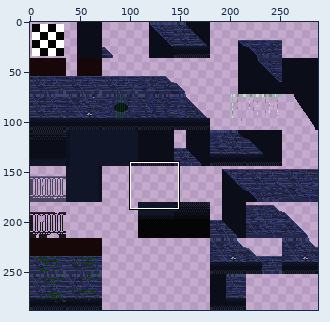
Two versions of one sprite sheet, CasaDesDiamantes/tilesets/streetTiles/output_tileset.png. The picture above shows the old version from afar; the outline marks the close-up.
Close-up. Before the edit:
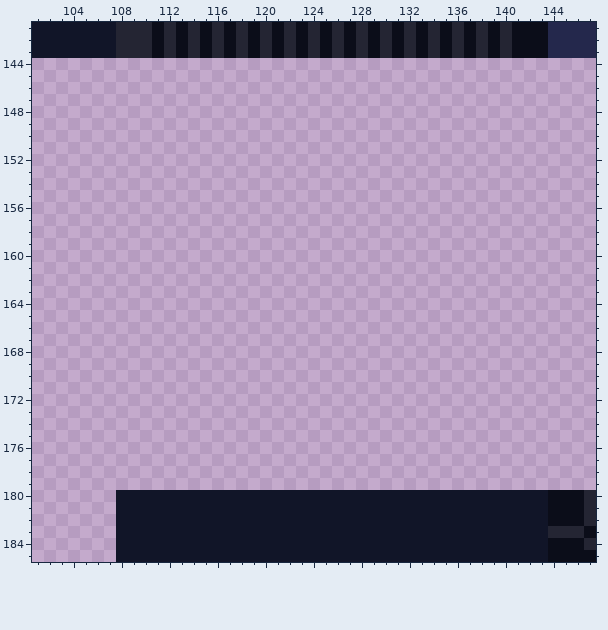
The file is 288x288 pixels. Colours within 5 levels of each other are drawn and written as one. Shown: x 101..147, y 141..185.
The same view after the edit:
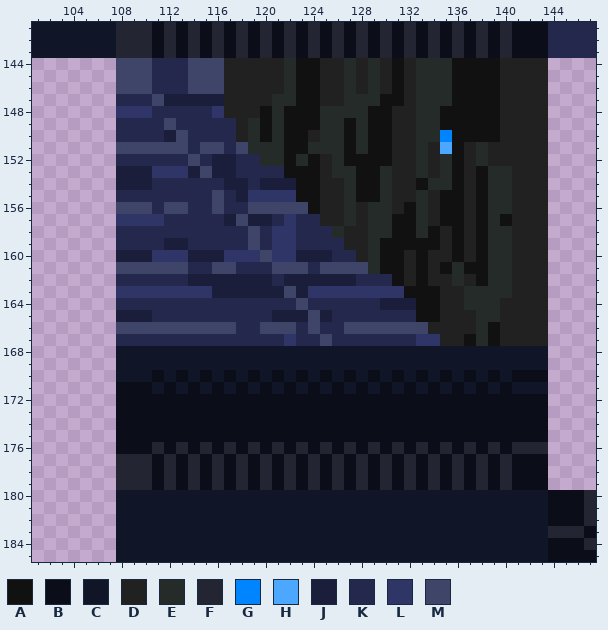
Palette (. is transparent): A #111111  B #0b0d19  C #111528  D #212121  E #242b29  F #242533  G #0084ff  H #4ca8ff  J #1b1e3a  K #24284c  L #2f3566  M #3e4568
From old to new:
@@ x 101..147 @@
 143 CCCCCCCFFFBFBFBFBFBFBFBFBFBFBFBFBFBFBFBFBBBKKKK
-144 ...............................................
-145 ...............................................
-146 ...............................................
-147 ...............................................
-148 ...............................................
-149 ...............................................
-150 ...............................................
-151 ...............................................
-152 ...............................................
-153 ...............................................
-154 ...............................................
-155 ...............................................
-156 ...............................................
-157 ...............................................
-158 ...............................................
-159 ...............................................
-160 ...............................................
-161 ...............................................
-162 ...............................................
-163 ...............................................
-164 ...............................................
-165 ...............................................
-166 ...............................................
-167 ...............................................
-168 ...............................................
-169 ...............................................
-170 ...............................................
-171 ...............................................
-172 ...............................................
-173 ...............................................
-174 ...............................................
-175 ...............................................
-176 ...............................................
-177 ...............................................
-178 ...............................................
-179 ...............................................
+144 .......MMMKKKMMMDDDDDEAADDEDEDADEEEAAAADDDD....
+145 .......MMMKKKMMMDDDDDEAADDEDEDADEEEAAAADDDD....
+146 .......MMMKKKMMMDDDDDEAADDEDEDADEEEAAAADDDD....
+147 .......KKKMJJJJJDDDDEEAADDEEEAADEEEAAAADDDD....
+148 .......LLLKKKKKLDDDAEAAAEEEEAADDEEAAAAADDDD....
+149 .......KKKKMKKKKKDEAEAAAEEAEAADDEEAAAAADDDD....
+150 .......KKKKJMKKKKDEAEAADEEAEAADDEEGAAAADDDD....
+151 .......MMMMMMKMMKMEEEAAEEEAEAADDEDHADEDDDDD....
+152 .......KKKKKKMKJJKKEEAEADEAAAADDEDEADEDDDDD....
+153 .......JJJLLLJMJJKKKKAAADEEAAEDDEDEADAEEDDD....
+154 .......JJJKKKKKKJJKJJJAADDEAAEDDAEEADAEEDDD....
+155 .......KKKKKKKKMKJLLLLAADDEAAEDDEDAADAEEDDD....
+156 .......MMMKMMKKMKKMMMMMADDEDEEDAEDAADAEEDDD....
+157 .......LLLLKKKKKJMJJKLKKDDEDEEAAEDAADAEADDD....
+158 .......KKKKKKKKKKKMKLLKKKEDDEEAAEADADAEEDDD....
+159 .......KKKKJJKKKKKMKLLKKKKDDEAAAAADADAEEDDD....
+160 .......JJJLLLJJJLLLMLLJJJKKDEAADADDADAEEDDD....
+161 .......MMMMMMKKMMKKKMMMKMMMMEAADADAEAAEEDDD....
+162 .......KKKKKKJJJJJJJKJJJJJJKKKADADDEDAEEDDD....
+163 .......LLLLLLLLJJJJJJMJLLLLLLLLAAADDEEEEDDD....
+164 .......KKKKKKKKKKKKKKKMKKKKKKJJJAADDEEEDDDD....
+165 .......JJJKKKKKKKKKKJJJMJKKKKKKKAADDDEEDDDD....
+166 .......MMMMMMMMMMKKMMMKMKKMMMMMMMDDDDEADDDD....
+167 .......KKKKKKKKKKKKKKLKKMKKKKKKKLLDDAEADDDD....
+168 .......CCCCCCCCCCCCCCCCCCCCCCCCCCCCCCCCCCCC....
+169 .......CCCCCCCCCCCCCCCCCCCCCCCCCCCCCCCCCCCC....
+170 .......CCCBCBCBCBCBCBCBCBCBCBCBCBCBCBCBCBBB....
+171 .......BBBCBCBCBCBCBCBCBCBCBCBCBCBCBCBCBCCC....
+172 .......BBBBBBBBBBBBBBBBBBBBBBBBBBBBBBBBBBBB....
+173 .......BBBBBBBBBBBBBBBBBBBBBBBBBBBBBBBBBBBB....
+174 .......BBBBBBBBBBBBBBBBBBBBBBBBBBBBBBBBBBBB....
+175 .......BBBBBBBBBBBBBBBBBBBBBBBBBBBBBBBBBBBB....
+176 .......BBBFBFBFBFBFBFBFBFBFBFBFBFBFBFBFBFFF....
+177 .......FFFBFBFBFBFBFBFBFBFBFBFBFBFBFBFBFBBB....
+178 .......FFFBFBFBFBFBFBFBFBFBFBFBFBFBFBFBFBBB....
+179 .......FFFBFBFBFBFBFBFBFBFBFBFBFBFBFBFBFBBB....
 180 .......CCCCCCCCCCCCCCCCCCCCCCCCCCCCCCCCCCCCBBBF
Boxes around the changes in both close-ups, in picture pixels (x1, y1, x2, y2):
added: (116, 58, 548, 490)
